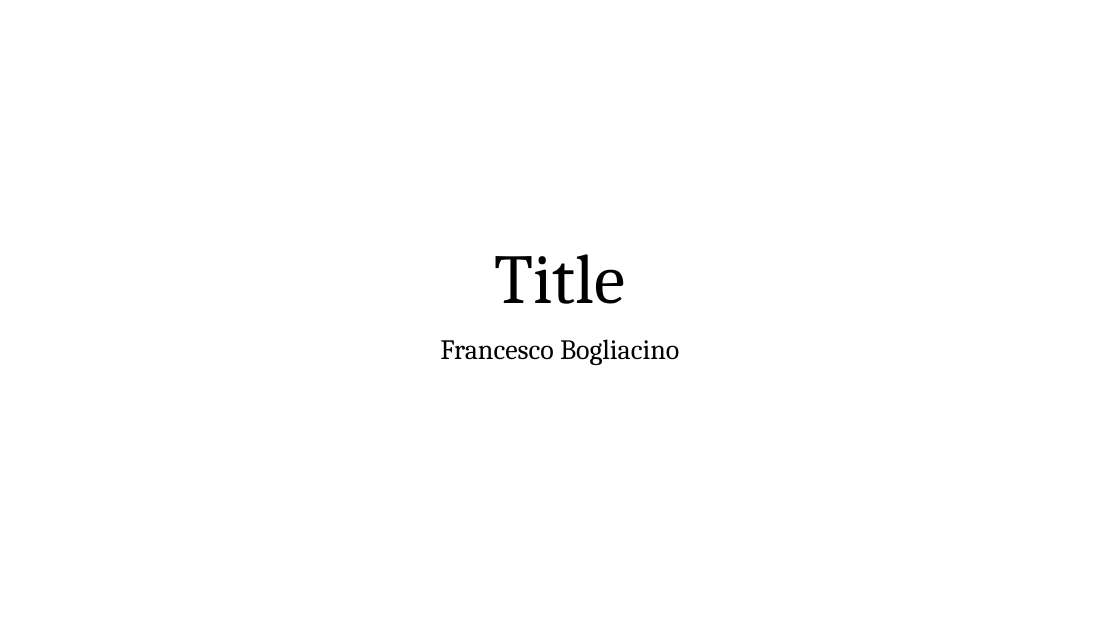
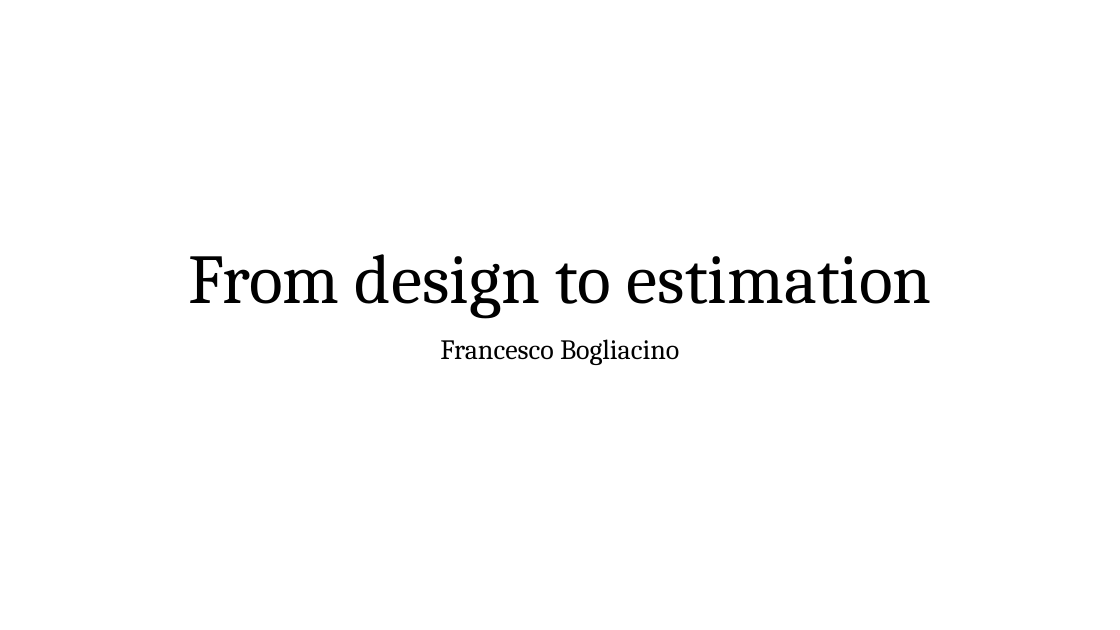
Before and after one commit to fbogliacino/labjsCourse, a slide deck: slide 1 of slides/Slides Labjs.pptx. Drawn at 1120x630 pixels with LibreOffice and Linux fonts; fonts in the diff are those of the drawing. Boxes give left, top, right and bottom in pixels: in the first picture for what was removed or moved away, otherwise in the second. Text is boxed around its words. In the diff, an @@ line names an element or a change of style, - is before the commit and + after.

```diff
--- a/slides/Slides Labjs.pptx
+++ b/slides/Slides Labjs.pptx
@@ title at box(188, 254, 932, 318): text changed @@
-Title
+From design to estimation
```
Also in this commit, not shown: 3 other slides changed, 21 slides added.
